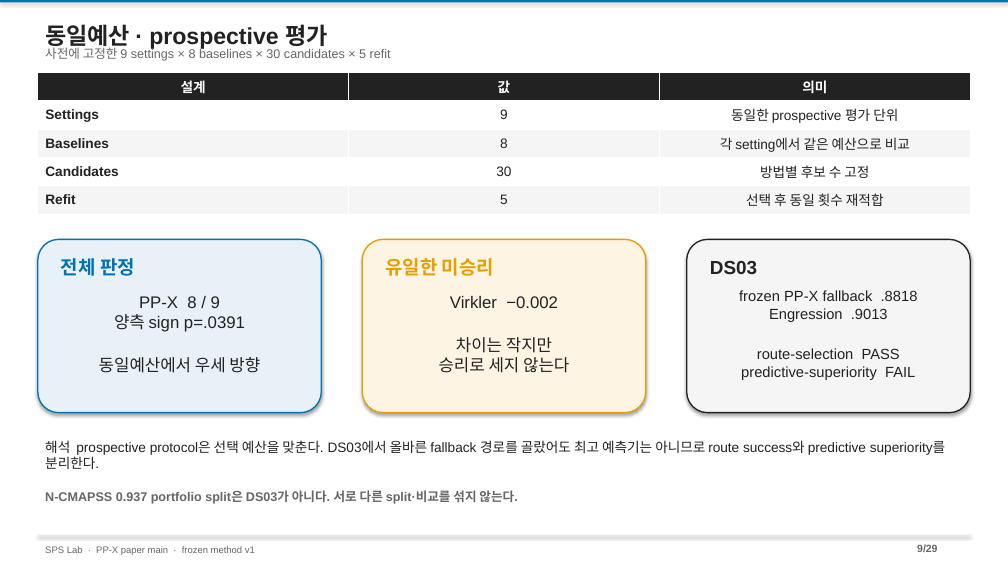
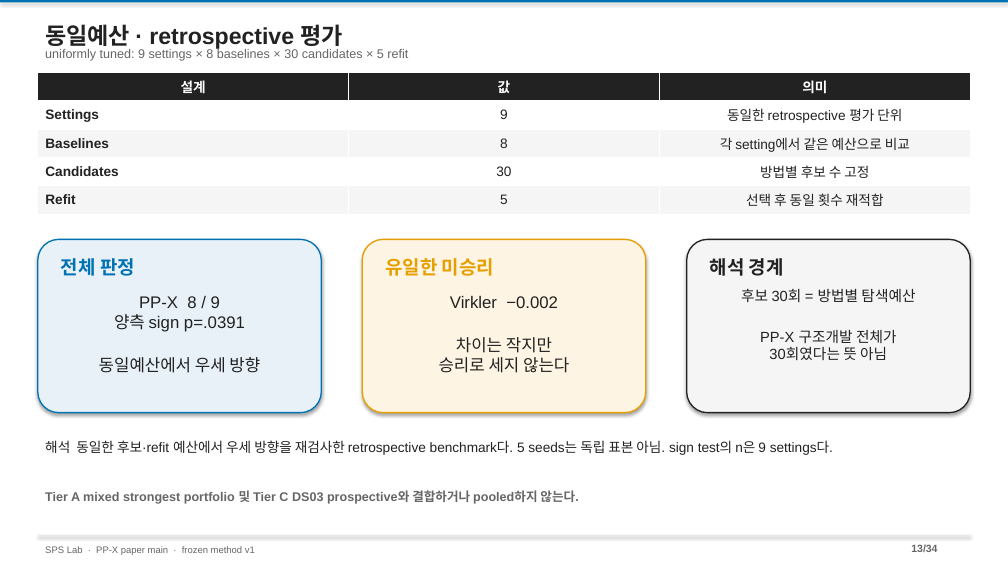
Before and after one commit to amumujs-create/pp_pae_total, a slide deck: slide 13 of output/PP_Research_Detailed_v2.pptx (slide 9 before the commit). Drawn at 1008x567 pixels with LibreOffice and Linux fonts; fonts in the diff are those of the drawing. Boxes give left, top, right and bottom in pixels: in the first picture for what was removed or moved away, otherwise in the second. Text is boxed around its words. In the diff, an @@ line names an element or a change of style, - is before the commit and + after.

```diff
--- a/output/PP_Research_Detailed_v2.pptx
+++ b/output/PP_Research_Detailed_v2.pptx
@@ text at (45, 24, 343, 49): text changed @@
-동일예산 · prospective 평가
+동일예산 · retrospective 평가
@@ text at (45, 48, 408, 61): text changed @@
-사전에 고정한 9 settings × 8 baselines × 30 candidates × 5 refit
+uniformly tuned: 9 settings × 8 baselines × 30 candidates × 5 refit
@@ table at (38, 73, 970, 215) @@
-row 2, column 3: 동일한 prospective 평가 단위
+row 2, column 3: 동일한 retrospective 평가 단위
@@ text at (710, 258, 784, 276): text changed @@
-DS03
+해석 경계
@@ text at (741, 288, 915, 360): text changed @@
-frozen PP-X fallback .8818
-Engression .9013
-route-selection PASS
-predictive-superiority FAIL
+후보 30회 = 방법별 탐색예산
+PP-X 구조개발 전체가
+30회였다는 뜻 아님
@@ text at (45, 440, 833, 455): text changed @@
-해석 prospective protocol은 선택 예산을 맞춘다. DS03에서 올바른 fallback 경로를 골랐어도 최고 예측기는 아니므로 route success와 predictive superiority를 분리한다.
+해석 동일한 후보·refit 예산에서 우세 방향을 재검사한 retrospective benchmark다. 5 seeds는 독립 표본 아님. sign test의 n은 9 settings다.
@@ text at (45, 490, 578, 504): text changed @@
-N-CMAPSS 0.937 portfolio split은 DS03가 아니다. 서로 다른 split·비교를 섞지 않는다.
+Tier A mixed strongest portfolio 및 Tier C DS03 prospective와 결합하거나 pooled하지 않는다.
@@ text at (911, 544, 937, 552): text changed @@
-9/29
+13/34
```
Also in this commit, not shown: 27 other slides changed, 5 slides added, 3 other files.
